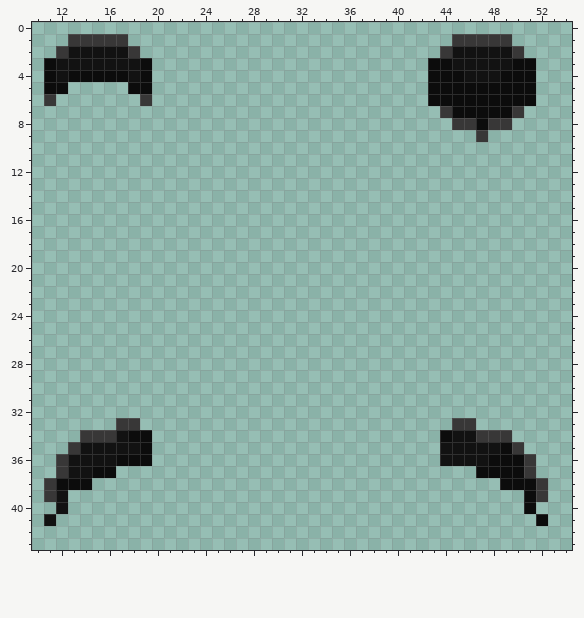
Pixel-art sprite, stored at Resources/Textures/_Sunrise/Clothing/Head/Hats/pathologist_helmet.rsi/equipped-HELMET.png. The picture above is the old version.
The file is 64x64 pixels. Colours within 5 levels of each other are drawn and written as one. Shown: x 10..54, y 0..43.
After:
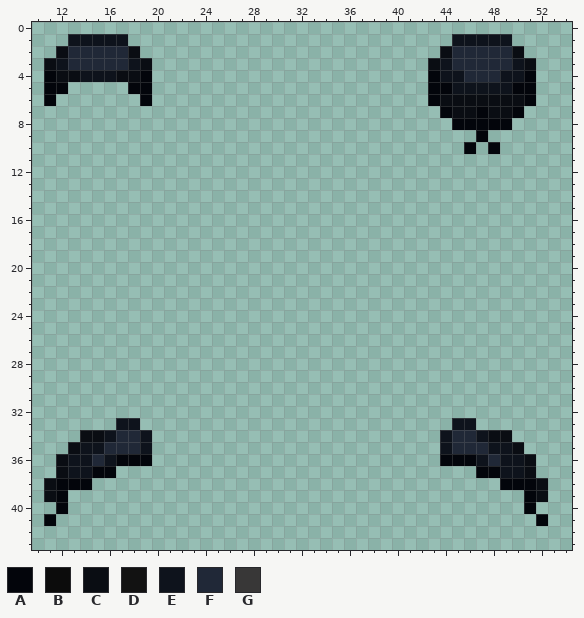
Palette (. is transparent): A #03050b  B #0c0c0c  C #0a0d13  D #121212  E #0e131c  F #202837  G #383737
The edit:
Changed rows in their new state; - is an unchanged pixel.
first column x 11:
 1 --EEEEE---------------------------EEEEE--
 2 -CFFFFFC-------------------------CFFFFFC-
 3 CEFFFFFEC-----------------------CEFFFFFEC
 4 ACCEEECCA-----------------------AEEFFFEEA
 5 AA-----AA-----------------------AAEEEEEAA
 6 A-------A-----------------------ACCCCCCCA
 7 ---------------------------------ACCACCA-
 8 ----------------------------------AAAAA--
 9 ------------------------------------A----
10 -----------------------------------A-A---
first column x 11:
33 ------EE--------------------------EE------
34 ---CCEFFE------------------------EFFECC---
35 --CEEFFFE------------------------EFFFEEC--
36 -CEEFEAAA------------------------AAAEFEEC-
37 -CEEAA------------------------------AAEEC-
38 CAAA----------------------------------AAAC
39 CA--------------------------------------AC
40 -A--------------------------------------A-
41 A----------------------------------------A
Changed places in both pictures, as pixel boxes (x1, y1, x2, y2):
changed: (44, 34, 152, 106)
changed: (428, 34, 536, 154)
changed: (44, 418, 152, 526)
changed: (440, 418, 548, 526)
